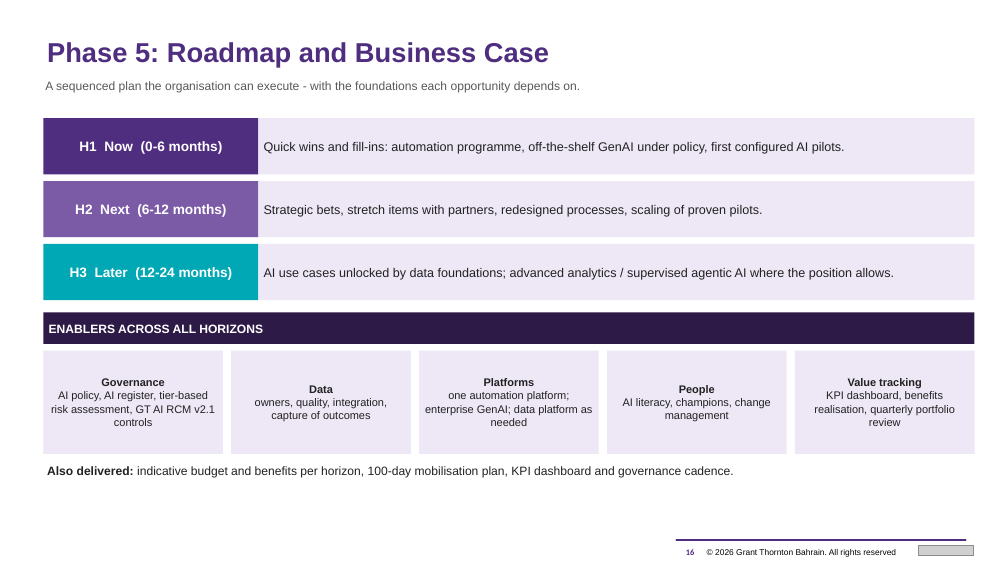
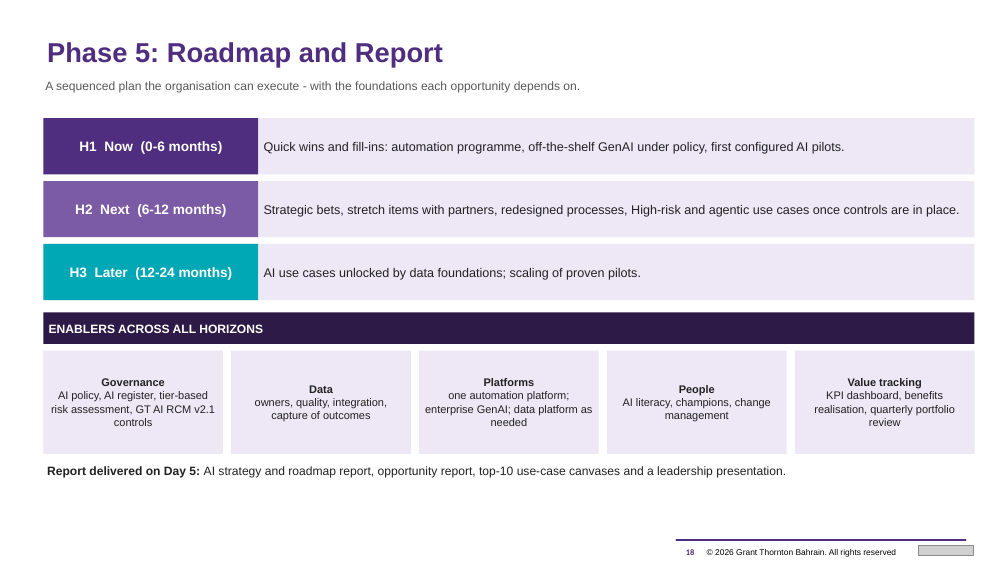
Before and after one commit to mahekdevangtrivedi-wq/GT-AI-Service-Line, a slide deck: slide 18 of 02_AI_Strategy_and_Roadmap/GT_AI_Strategy_and_Roadmap_Proposal.pptx (slide 16 before the commit). Drawn at 1008x567 pixels with LibreOffice and Linux fonts; fonts in the diff are those of the drawing; grey boxes stand for pictures. Boxes give left, top, right and bottom in pixels: in the first picture for what was removed or moved away, otherwise in the second. Text is boxed around its words. In the diff, an @@ line names an element or a change of style, - is before the commit and + after.

```diff
--- a/02_AI_Strategy_and_Roadmap/GT_AI_Strategy_and_Roadmap_Proposal.pptx
+++ b/02_AI_Strategy_and_Roadmap/GT_AI_Strategy_and_Roadmap_Proposal.pptx
@@ text at bbox=[47, 42, 443, 67]: text changed @@
-Phase 5: Roadmap and Business Case
+Phase 5: Roadmap and Report
@@ text in rectangle at bbox=[264, 205, 960, 217]: text changed @@
-Strategic bets, stretch items with partners, redesigned processes, scaling of proven pilots.
+Strategic bets, stretch items with partners, redesigned processes, High-risk and agentic use cases once controls are in place.
@@ text in rectangle at bbox=[264, 268, 641, 280]: text changed @@
-AI use cases unlocked by data foundations; advanced analytics / supervised agentic AI where the position allows.
+AI use cases unlocked by data foundations; scaling of proven pilots.
@@ text at bbox=[47, 466, 786, 477]: text changed @@
-Also delivered: indicative budget and benefits per horizon, 100-day mobilisation plan, KPI dashboard and governance cadence.
+Report delivered on Day 5: AI strategy and roadmap report, opportunity report, top-10 use-case canvases and a leadership presentation.
```
Also in this commit, not shown: 14 other slides changed, 4 slides added, 2 slides removed, 7 other files.
